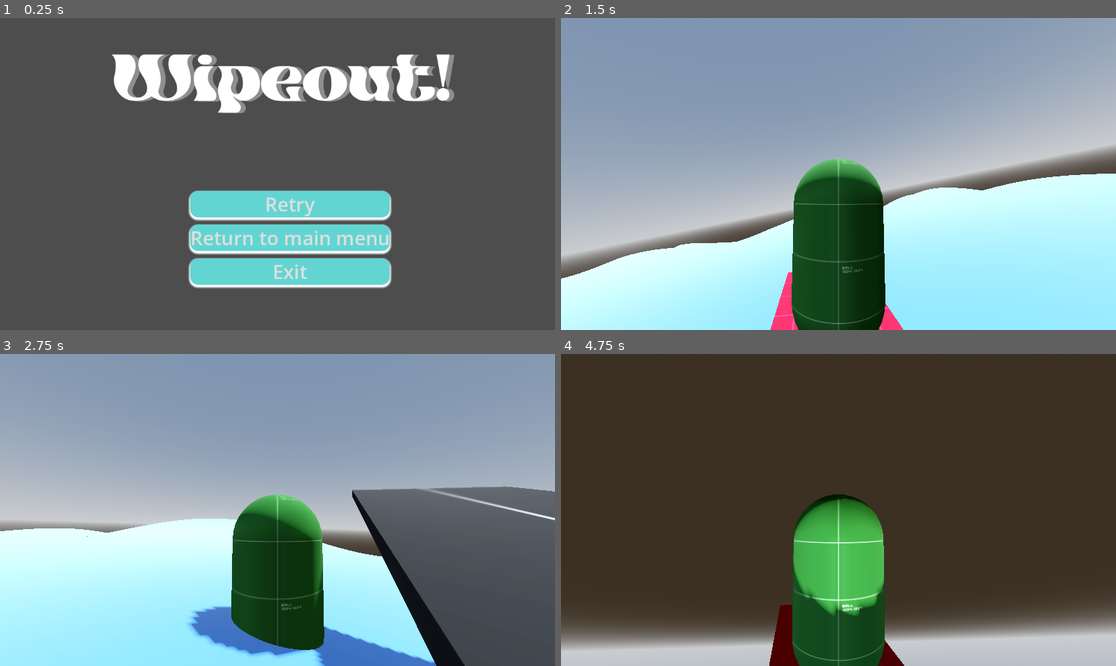
Above: before the commit, frames 1-4 (two rows, left to right).
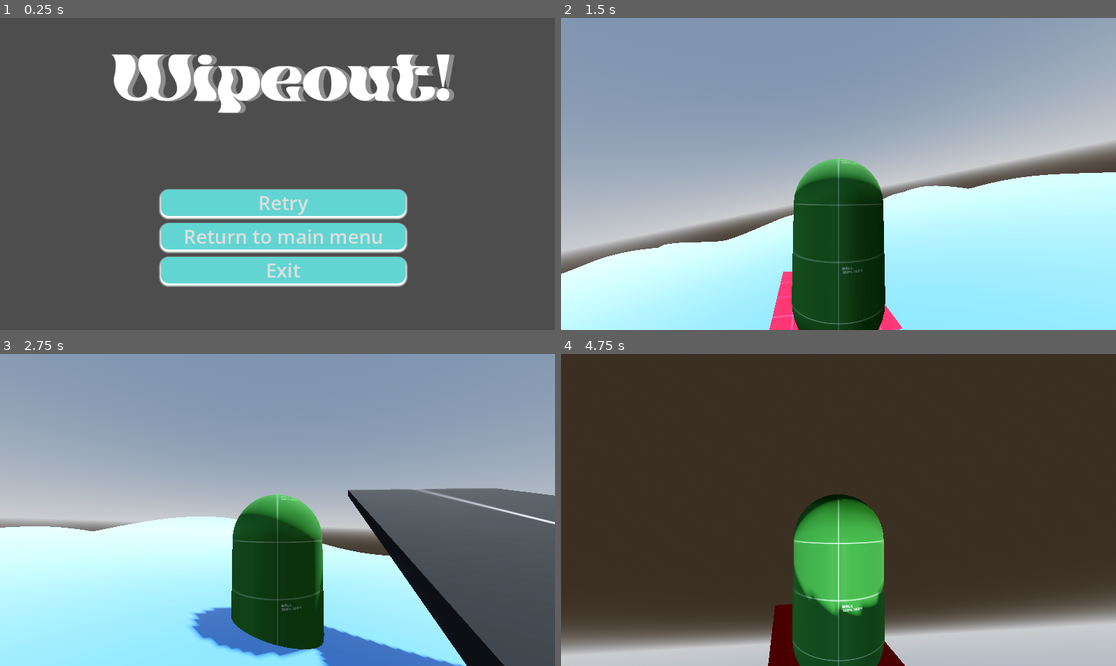
Above: after the commit, the same moments.

Repository: Zainap16/GigaChad
Game: Godot game, scene res://Scenes/Game_Over.tscn
Same seed, same stepped clock (60 frames per second), same inputs: the game is played once before the commit and once after it. This scene is started directly instead of the project's main scene.
Inputs (mouse positions are in pixels of both pictures, inside the frame that each line leads up to):
- Up to frame 1 (0.25 s): no input
- Up to frame 2 (1.5 s): click "Retry" at 0.5 s; move the mouse to (866, 174) at 1.27 s; hold W (forward) from 1.28 s (still down)
- Up to frame 3 (2.75 s): keep holding W (forward); move the mouse to (249, 510) at 2.02 s
- Up to frame 4 (4.75 s): keep holding W (forward); move the mouse to (849, 503) at 2.77 s; move the mouse to (832, 516) at 3.52 s; move the mouse to (877, 513) at 4.27 s

The runs differ from the first frame. In frame 1, 5.9% of the frame differs, in the area x 28-74%, y 54-87%; in frame 2, 4.2%; in frame 3, 4.9%; in frame 4, 3.6%.

Commit message:
Button Adjustment
heh

Diff:
--- a/Scenes/Game_Over.tscn
+++ b/Scenes/Game_Over.tscn
@@ -92,10 +92,10 @@
 anchor_top = 0.5
 anchor_right = 0.5
 anchor_bottom = 0.5
-offset_left = 396.0
-offset_top = 306.0
-offset_right = 767.0
-offset_bottom = 567.0
+offset_left = 314.0
+offset_top = 285.0
+offset_right = 822.5
+offset_bottom = 582.0
 grow_horizontal = 2
 grow_vertical = 2
 size_flags_vertical = 3
